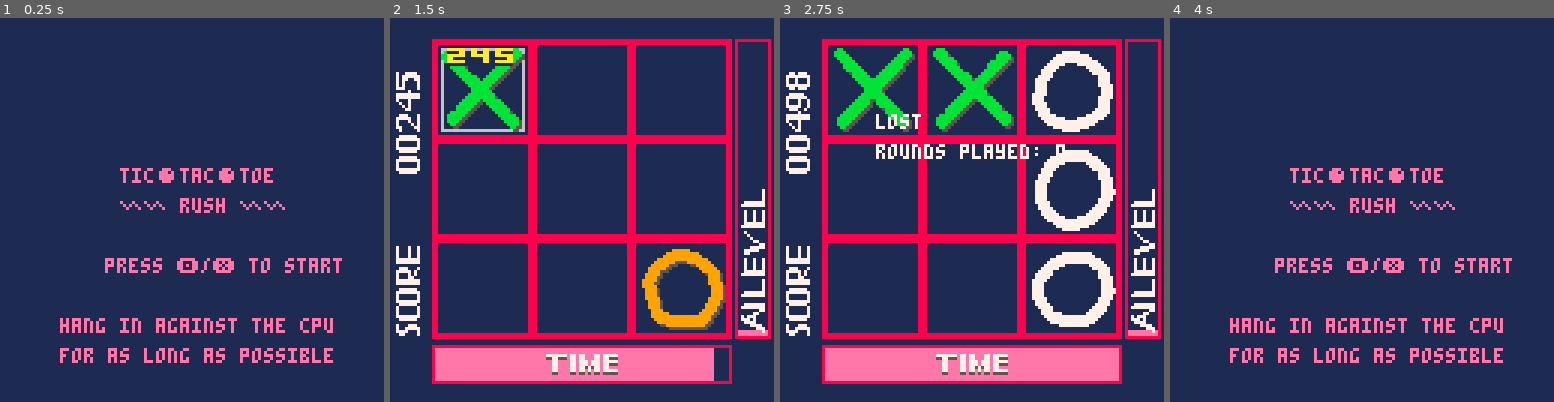
Above: before the commit, frames 1-4 (left to right).
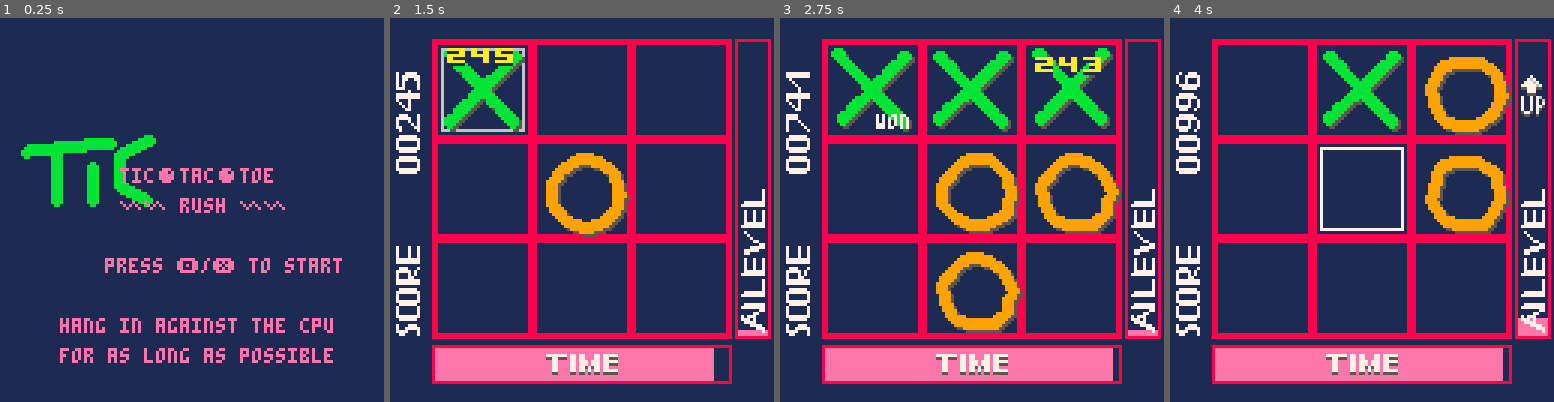
Above: after the commit, the same moments.

Repository: daniig/tttrush
Game: PICO-8 cartridge tictac.p8
Two runs of this game, one before a commit and one after it. Both use one fixed random seed, a clock stepped at 60 frames per second and the inputs below.
Inputs:
- Up to frame 1 (0.25 s): no input
- Up to frame 2 (1.5 s): tap X (X key) at 0.33, 1.07 s; tap O (Z key) at 0.7 s
- Up to frame 3 (2.75 s): hold Right 1.6-2.1 s; tap O (Z key) at 1.7, 2.1, 2.5 s; tap X (X key) at 1.85 s; hold Up 2.15-2.42 s; hold Right from 2.47 s (still down)
- Up to frame 4 (4 s): tap O (Z key) at 2.9, 3.3, 3.7 s; tap X (X key) at 2.97 s; release Right at 3.03 s; hold Left 3.08-3.58 s; hold Down 3.63-3.97 s

The runs differ from the first frame. In frame 1, 2.3% of the frame differs, in the area x 5-41%, y 30-50%; in frame 2, 4.7%; in frame 3, 14%; in frame 4, 33%, in the area x 1-100%, y 5-96%.

Commit message:
Cambios en estructura de gráfico vectorial, dibujado parcial nuevo título

Diff:
--- a/tictac.p8
+++ b/tictac.p8
@@ -168,15 +168,16 @@
 			"cpu",
 			nil,
 			0,
-			0,
+			flr(rnd()*30000),
 			0,
 			true
 		)
 end
 
 function make_ms(
-	phase,					 -- one of m_phases
-	ptimec 					--	cyclic phase timer
+	phase,		-- one of m_phases
+	ptimec,		-- cyclic phase timer
+	dseed 		-- drawing rnd seed
 )
  --rudimentary typechecking
  if type(phase)!="string" then error=128+5 end
@@ -184,16 +185,18 @@
  	error=128+6
  	printh(phase)
  end
- if type(ptimec)!="number" then error=128+9 end
+ if type(ptimec)!="number" then error=128+7 end
+ if type(dseed)!="number" then error=128+8 end
  --
 	return {
 		phase=phase,
-		ptimec=ptimec
+		ptimec=ptimec,
+		dseed=dseed
 	}
 end
 
 function make_init_ms()
- return make_ms("main",0)
+ return make_ms("main",0,flr(rnd()*30000))
 end
 
 function _init()
@@ -632,7 +635,10 @@
 	 	and (input.btnp_❎ or input.btnp_🅾️))
 	return make_ms(
 		next_phase,
-		next_ptime(ms.ptimec,false,true))
+		next_ptime(ms.ptimec,false,true),
+		t(ms.ptimec&0x02==0x02,
+		  ms.dseed+1,
+		  ms.dseed))
 end
 
 function _update()
@@ -656,58 +662,72 @@
 	rectfill(x,y,x+w,y+h,c)
 end
 
+-- vector figure table format: f[stroke][point in stroke][coord (x or y) of point]
+
 function make_circle(npts,r)
- local f={npts=npts,pts={}}
-        for p=0,npts-2 do
-                f.pts[p]={x=r*cos(p/(npts-1)),
-                         y=r*sin(p/(npts-1))}
-        end
- f.pts[npts-1]={x=f.pts[0].x,
-                y=f.pts[0].y}
- return f
+	local f={}
+	local stroke={}
+	for p=1,npts-1 do
+		add(stroke,{r*cos((p-1)/(npts-1)),r*sin((p-1)/(npts-1))})
+	end
+	add(stroke,{r,0})
+	add(f,stroke)
+ 	return f
 end
 
 f_circle=make_circle(12,tile_side*0.35)
-f_ecks_0={npts=2,pts={[0]={x=0,y=0},{x=23,y=23}}}
-f_ecks_1={npts=2,pts={[0]={x=23,y=0},{x=0,y=23}}}
+f_ecks={
+	{{0,0},{23,23}},
+	{{23,0},{0,23}}
+}
+f_title_line1={
+	{{2,8},{32,5}},		-- T
+	{{13,7},{13,26}},
+	{{25,14},{25,25}},	-- I
+	{{43,4},{33,11},{34,20},{44,25}} -- C
+}
 
 -- brush line
 function bline(x0,y0,x1,y1,dd,brush)
- -- dd = brush diameter
- -- brush = brush sprite number
- local dx=x1-x0
- local dy=y1-y0
- local d=sqrt(dx*dx+dy*dy)
- local ns=flr(d/dd) -- num of segments
- local dxs=dx/ns
- local dys=dy/ns
- local x=x0
- local y=y0
- for seg=1,ns do
-  spr(brush,x,y)
-  x+=dxs
-  y+=dys
- end
+	-- dd = brush diameter
+	-- brush = brush sprite number
+	local dx=x1-x0
+	local dy=y1-y0
+	local d=sqrt(dx*dx+dy*dy)
+	local ns=flr(d/dd) -- num of segments
+	local dxs=dx/ns
+	local dys=dy/ns
+	local x=x0
+	local y=y0
+	for seg=1,ns do
+		spr(brush,x,y)
+		x+=dxs
+		y+=dys
+	end
 end
 
 -- draw figure table
 function draw_figure(f,xoff,yoff,brush)
- -- previous random offset x/y
- local prox,proy=irnd(2),irnd(2)
- local rox,roy
- for p=0,f.npts-2 do
-  rox=irnd(2)
-  roy=irnd(2)
-  bline(
-   f.pts[p].x+xoff+prox,
-   f.pts[p].y+yoff+proy,
-   f.pts[p+1].x+xoff+rox,
-   f.pts[p+1].y+yoff+roy,
-   1,brush)
-  prox=rox
-  proy=roy
-  -- print("p"..p,f.pts[p].x+xoff+5,f.pts[p].y+yoff-5,8)
- end
+	-- previous random offset x/y
+	local prox,proy=irnd(2),irnd(2)
+	local rox,roy
+	for stroke in all(f) do -- p=1,f.npts-1 do
+		n_pts=count(stroke)
+		for p=1,n_pts-1 do
+			rox=irnd(2)
+			roy=irnd(2)
+			bline(
+				stroke[p][1]+xoff+prox,
+				stroke[p][2]+yoff+proy,
+				stroke[p+1][1]+xoff+rox,
+				stroke[p+1][2]+yoff+roy,
+				1,
+				brush)
+			prox=rox
+			proy=roy
+			-- print("p"..p,f.pts[p][1]+xoff+5,f.pts[p][2]+yoff-5,8)
+		end
+	end
 end
 
 function draw_board()
@@ -739,31 +759,19 @@
 		color_)
 end
 
-function draw_x(i,j,dseed,highlight)
-	local x0=tile_off_x+(i-1)*tile_side+1
-	local y0=tile_off_y+(j-1)*tile_side+1
+-- i,j = position in board
+function draw_piece(piece,i,j,dseed,highlight)
+	local figure=t(piece=="❎",f_ecks,f_circle)
+	local additional_offset=t(piece=="❎", -1, -.6)
+	local x0=tile_off_x+(i+additional_offset)*tile_side+1
+	local y0=tile_off_y+(j+additional_offset)*tile_side+1
 	local backup_seed=rnd()
 	if piece_shadows and not highlight then
 		srand(dseed)
-		draw_figure(f_ecks_0,x0+1,y0+1,shadow_brush)
-		draw_figure(f_ecks_1,x0+1,y0+1,shadow_brush)
+		draw_figure(figure,x0+1,y0+1,shadow_brush)
 	end
 	srand(dseed)
-	draw_figure(f_ecks_0,x0,y0,t(highlight,hi_brush,x_brush))
-	draw_figure(f_ecks_1,x0,y0,t(highlight,hi_brush,x_brush))
-	srand(backup_seed)
-end
-
-function draw_o(i,j,dseed,highlight)
-	local x0=tile_off_x+(i-.6)*tile_side
-	local y0=tile_off_y+(j-.6)*tile_side
-	local backup_seed=rnd()
-	if piece_shadows and not highlight then
-		srand(dseed)
-		draw_figure(f_circle,x0+1,y0+1,shadow_brush)
-	end
-	srand(dseed)
-	draw_figure(f_circle,x0,y0,t(highlight,hi_brush,o_brush))
+	draw_figure(figure,x0,y0,t(highlight,hi_brush,t(piece=="❎",x_brush,o_brush)))
 	srand(backup_seed)
 end
 
@@ -779,10 +787,8 @@
 					end
 				end
 			end
-			if piece=="❎" then
-			 	draw_x(i,j,dseed+i*j,highlight)
-			elseif piece=="🅾️" then
-				draw_o(i,j,dseed+i*j,highlight)
+			if piece!=nil then
+				draw_piece(piece,i,j,dseed+i*j,highlight)
 			end
 		end
 	end
@@ -887,14 +893,18 @@
 	draw_int_to_chars(score,score_digits)
 end
 
-function draw_menu(ptime)
+function draw_menu(ptime,dseed)
+	local backup_seed=rnd()
+	srand(dseed)
+	draw_figure(f_title_line1,2,32,x_brush)
+	srand(backup_seed)
 	print("tic●tac●toe",40,50,14)
 	print("∧∧ rush ∧∧",40,60,14)
 	if (ptime&0x08==0x08) then
 		print("press 🅾️/❎ to start",35,80,14)
 	end
 	print("hang in against the cpu",20,100,14)
- print("for as long as possible",20,110,14)
+ 	print("for as long as possible",20,110,14)
 end
 
 function draw_hilite(lin)
@@ -918,7 +928,7 @@
 function _draw()
 	cls(1)
 	if ms.phase=="main" then
-		draw_menu(ms.ptimec)
+		draw_menu(ms.ptimec,ms.dseed)
 	elseif ms.phase=="playing" then
 		draw_board()
 		if gs.phase=="cpu"
